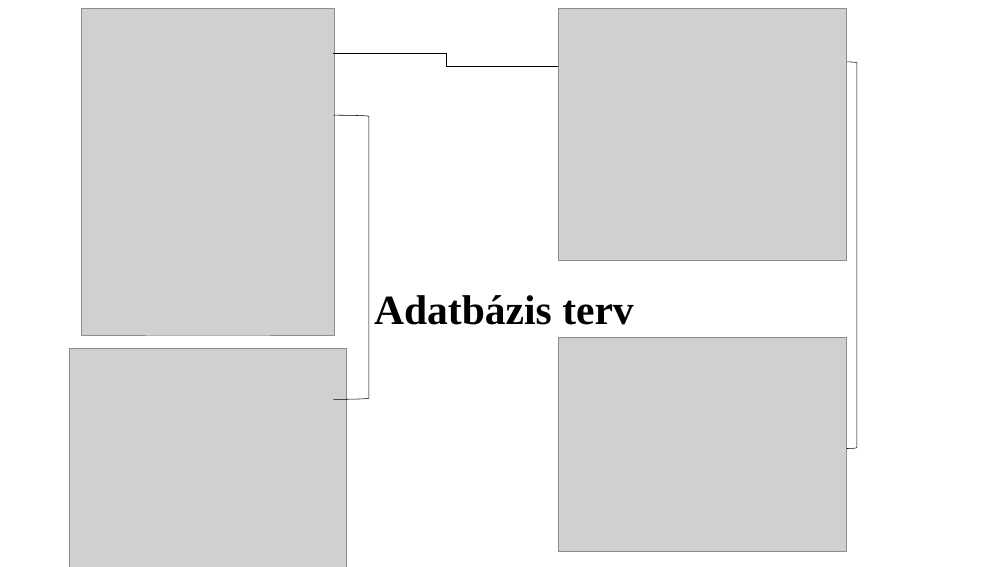
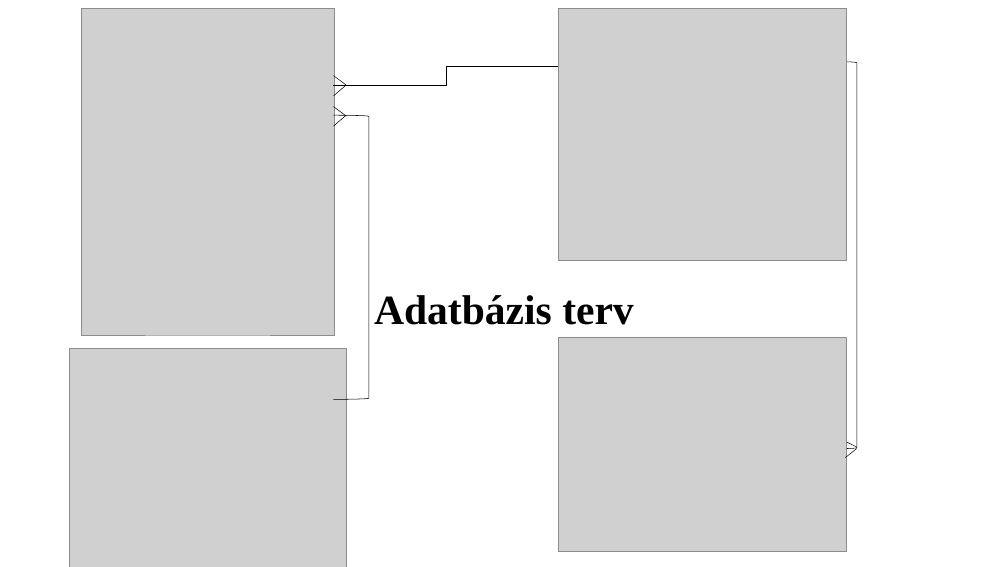
Before and after one commit to K0RN3L07/ParKing, a slide deck: slide 7 of Dokumentumok/ParKing-prezentacio.pptx. Drawn at 1008x567 pixels with LibreOffice and Linux fonts; fonts in the diff are those of the drawing; grey boxes stand for pictures. Boxes give left, top, right and bottom in pixels: in the first picture for what was removed or moved away, otherwise in the second. Text is boxed around its words. In the diff, an @@ line names an element or a change of style, - is before the commit and + after.

```diff
--- a/Dokumentumok/ParKing-prezentacio.pptx
+++ b/Dokumentumok/ParKing-prezentacio.pptx
@@ elbow line moved from (333, 53) - (559, 67) to (333, 85) - (559, 67) @@
@@ line added from (333, 76) to (346, 85), #000000 0.5 pt @@
@@ line added from (333, 96) to (346, 85), #000000 0.5 pt @@
@@ line added from (333, 107) to (346, 116), #000000 0.5 pt @@
@@ line added from (333, 126) to (346, 115), #000000 0.5 pt @@
@@ line added from (845, 457) to (857, 448), #000000 0.5 pt @@
@@ line added from (847, 442) to (857, 447), #000000 0.5 pt @@
```
Also in this commit, not shown: 2 other slides changed.
